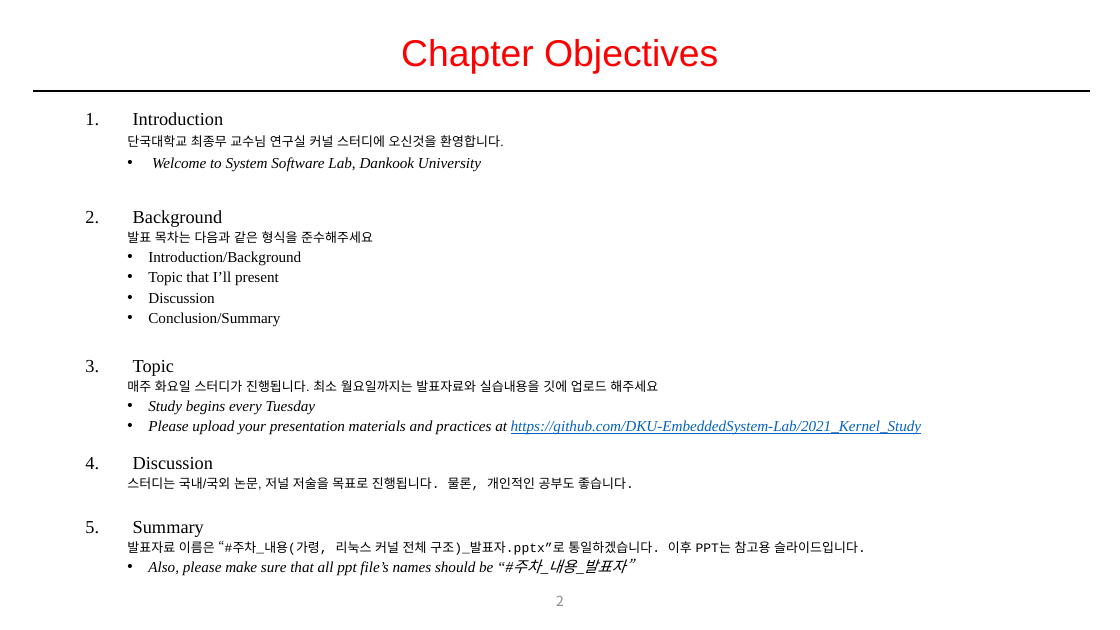
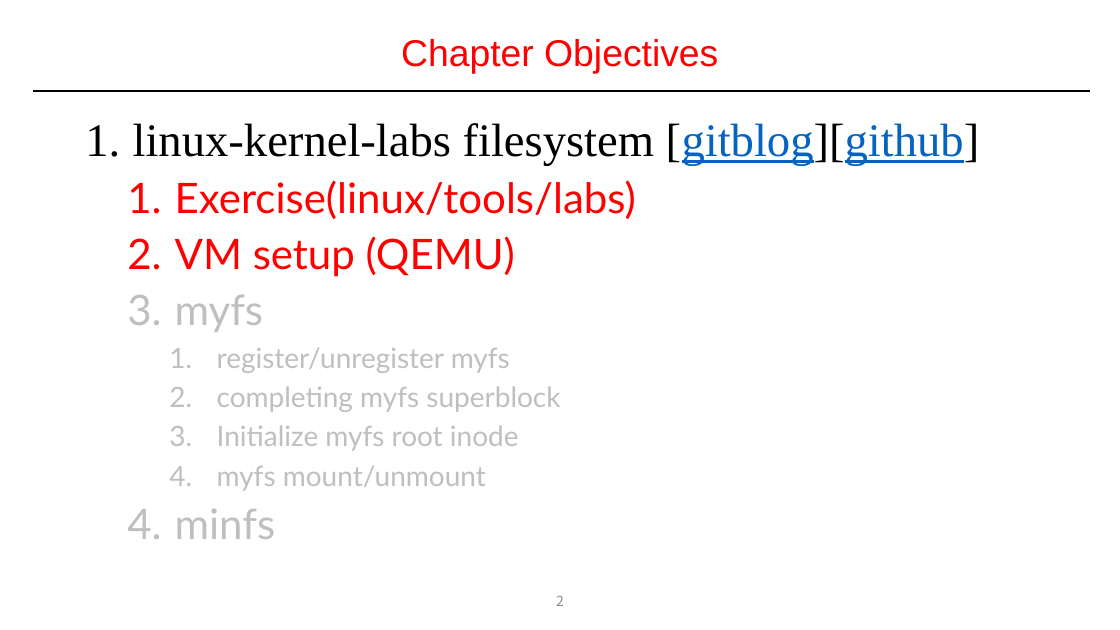
Before and after one commit to DKU-EmbeddedSystem-Lab/2022_Kernel_Study, a slide deck: slide 2 of [#주차]_[내용]_[발표자]_PPT_Template.pptx. Drawn at 1120x630 pixels with LibreOffice and Linux fonts; fonts in the diff are those of the drawing. Boxes give left, top, right and bottom in pixels: in the first picture for what was removed or moved away, otherwise in the second. Text is boxed around its words. In the diff, an @@ line names an element or a change of style, - is before the commit and + after.

```diff
--- a/[#주차]_[내용]_[발표자]_PPT_Template.pptx
+++ b/[#주차]_[내용]_[발표자]_PPT_Template.pptx
@@ text at (133, 123, 980, 539): text changed; size 12.9 to 24 pt; font Times New Roman to Lato; text colour #000000 to #BFBFBF @@
-1. Introduction
-  단국대학교 최종무 교수님 연구실 커널 스터디에 오신것을 환영합니다.
-  • Welcome to System Software Lab, Dankook University
-2. Background
-  발표 목차는 다음과 같은 형식을 준수해주세요
-  • Introduction/Background
-  • Topic that I’ll present
-  • Discussion
-  • Conclusion/Summary
-3. Topic
-  매주 화요일 스터디가 진행됩니다. 최소 월요일까지는 발표자료와 실습내용을 깃에 업로드 해주세요
-  • Study begins every Tuesday
-  • Please upload your presentation materials and practices at https://github.com/DKU-EmbeddedSystem-Lab/2021_Kernel_Study
-4. Discussion
-  스터디는 국내/국외 논문, 저널 저술을 목표로 진행됩니다. 물론, 개인적인 공부도 좋습니다.
-5. Summary
-  발표자료 이름은 “#주차_내용(가령, 리눅스 커널 전체 구조)_발표자.pptx”로 통일하겠습니다. 이후 PPT는 참고용 슬라이드입니다.
-  • Also, please make sure that all ppt file’s names should be “#주차_내용_발표자”
+1. linux-kernel-labs filesystem [gitblog][github]
+  1. Exercise(linux/tools/labs)
+  2. VM setup (QEMU)
+  3. myfs
+    1. register/unregister myfs
+    2. completing myfs superblock
+    3. Initialize myfs root inode
+    4. myfs mount/unmount
+  4. minfs
```
Also in this commit, not shown: 5 slides added, 32 slides removed, 2 other files.
